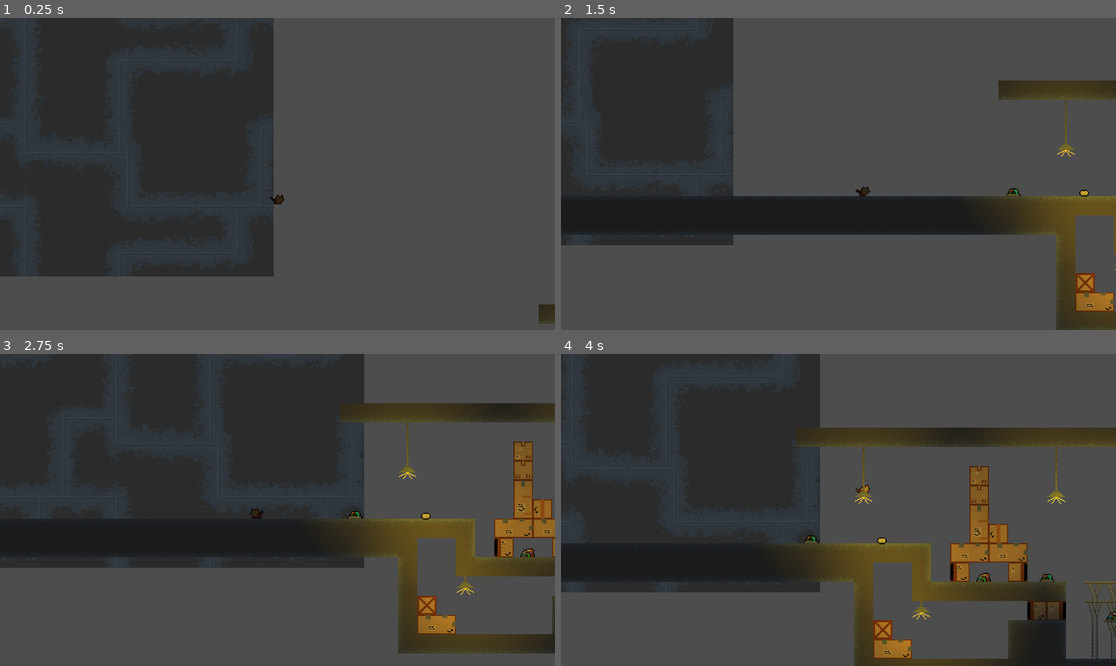
Above: before the commit, frames 1-4 (two rows, left to right).
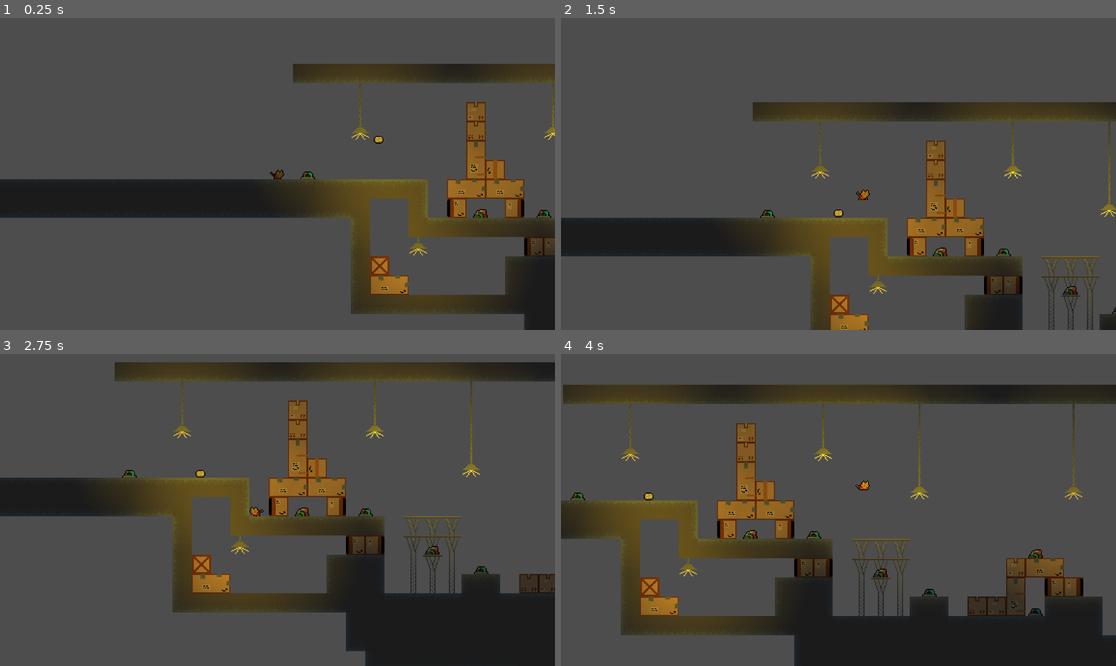
Above: after the commit, the same moments.

Repository: filipetressmann/Catopia
Game: Godot game, scene res://Scenes/Main/Main.tscn
Same seed, same stepped clock (60 frames per second), same inputs: the game is played once before the commit and once after it.
Inputs (mouse positions are in pixels of both pictures, inside the frame that each line leads up to):
- Up to frame 1 (0.25 s): no input
- Up to frame 2 (1.5 s): move the mouse to (960, 158) at 0.52 s; hold F (Collect) 0.53-1.28 s; hold D (Right) from 0.53 s (still down); tap W (Jump) at 0.77 s; move the mouse to (727, 189) at 1.27 s; tap F (Collect) at 1.35 s
- Up to frame 3 (2.75 s): tap W (Jump) at 1.52 s; move the mouse to (333, 441) at 2.02 s; release D (Right) at 2.03 s; hold A (Left) from 2.03 s (still down); hold Space (Dash) from 2.03 s (still down); tap F (Collect) at 2.3 s
- Up to frame 4 (4 s): move the mouse to (810, 572) at 2.77 s; release A (Left) at 2.78 s; release Space (Dash) at 2.78 s; hold D (Right) from 2.78 s (still down); click (810, 572) at 2.85 s; tap W (Jump) at 3.02, 3.77 s; tap F (Collect) at 3.05, 3.8 s; move the mouse to (1005, 556) at 3.52 s; hold Shift (climb, bound only after the commit) from 3.53 s (still down)

The runs differ from the first frame. In frame 1, 53% of the frame differs, in the area x 0-100%, y 0-100%; in frame 2, 44%; in frame 3, 63%; in frame 4, 59%.

Commit message:
Sistema de drop e loot refeito
Modificada cena de Item para Drop
- Drop pode ser definido aleatoriamente
- Drop pode assumir um valor especifico

Player destroi lixo com ataque
Player pode coletar drops

Extra: lampadas com colisão

Diff:
--- a/Scenes/Main/Main.tscn
+++ b/Scenes/Main/Main.tscn
@@ -125,6 +125,7 @@
 position = Vector2(571, 362)
 
 [node name="ParallaxBackground" type="ParallaxBackground" parent="."]
+visible = false
 
 [node name="ParallaxLayer" type="ParallaxLayer" parent="ParallaxBackground"]
 texture_repeat = 3
@@ -135,7 +136,7 @@
 texture = ExtResource("1_w64hn")
 
 [node name="Player" parent="." groups=["player"] instance=ExtResource("2_0gcqk")]
-position = Vector2(-571, -370)
+position = Vector2(-316, -105)
 speed = 140
 
 [node name="TileMap" type="TileMap" parent="."]
--- a/Scenes/Objects/Item.tscn
+++ /dev/null
@@ -1,21 +0,0 @@
-[gd_scene load_steps=4 format=3 uid="uid://d3i50321v1d1a"]
-
-[ext_resource type="Script" path="res://Scripts/Item.gd" id="1_2jjay"]
-[ext_resource type="Texture2D" uid="uid://c2v6khbmx2tgr" path="res://Assets/resource-items.png" id="2_u05t8"]
-
-[sub_resource type="CircleShape2D" id="CircleShape2D_7rcs8"]
-
-[node name="Item" type="Area2D" groups=["item"]]
-script = ExtResource("1_2jjay")
-
-[node name="Sprite" type="Sprite2D" parent="."]
-position = Vector2(0, -5)
-texture = ExtResource("2_u05t8")
-hframes = 7
-
-[node name="Shape" type="CollisionShape2D" parent="."]
-position = Vector2(0, -7)
-shape = SubResource("CircleShape2D_7rcs8")
-
-[connection signal="body_entered" from="." to="." method="_on_body_entered"]
-[connection signal="body_exited" from="." to="." method="_on_body_exited"]
--- a/Scripts/Item.gd
+++ b/Scenes/Objects/drop.gd
@@ -1,25 +1,24 @@
-extends Area2D
-
-@onready var _sprite = $Sprite
+extends RigidBody2D
 
 const items = ["metal", "glass", "wood", "string", "nail", "bone", "rock"]
 
 var id = 0
 
 # Called when the node enters the scene tree for the first time.
-func _ready():
+func set_random() -> void:
 	self.id = randi() % items.size()
-	_sprite.frame = id
+	$Sprite.frame = id
+
+func set_id(id: int) -> void:
+	self.id = (id % items.size())
+	$Sprite.frame = id
+
+func get_item_name():
+	return items[id]
 
 # Called every frame. 'delta' is the elapsed time since the previous frame.
 func _process(delta):
 	pass
-
-func get_item_name():
-	return items[id]
-
-
-
 
 func _on_body_entered(body):
 	if body.is_in_group("player"):
--- /dev/null
+++ b/Scenes/Objects/drop.tscn
@@ -0,0 +1,18 @@
+[gd_scene load_steps=4 format=3 uid="uid://d3i50321v1d1a"]
+
+[ext_resource type="Script" path="res://Scenes/Objects/drop.gd" id="1_bs7qf"]
+[ext_resource type="Texture2D" uid="uid://c2v6khbmx2tgr" path="res://Assets/resource-items.png" id="2_4tn44"]
+
+[sub_resource type="CircleShape2D" id="CircleShape2D_7rcs8"]
+radius = 4.0
+
+[node name="drop" type="RigidBody2D" groups=["drop"]]
+mass = 0.5
+script = ExtResource("1_bs7qf")
+
+[node name="Sprite" type="Sprite2D" parent="."]
+texture = ExtResource("2_4tn44")
+hframes = 7
+
+[node name="Shape" type="CollisionShape2D" parent="."]
+shape = SubResource("CircleShape2D_7rcs8")
--- a/Scenes/Objects/light_bulb.tscn
+++ b/Scenes/Objects/light_bulb.tscn
@@ -82,6 +82,9 @@
 "pisca": SubResource("Animation_wbr3h")
 }
 
+[sub_resource type="RectangleShape2D" id="RectangleShape2D_lrjwo"]
+size = Vector2(14, 6)
+
 [node name="LightBulb" type="Sprite2D"]
 texture = ExtResource("1_65h8i")
 hframes = 11
@@ -95,11 +98,17 @@
 texture = ExtResource("2_wsueb")
 
 [node name="AnimationPlayer" type="AnimationPlayer" parent="."]
-autoplay = "idle"
 libraries = {
 "": SubResource("AnimationLibrary_wsnib")
 }
+autoplay = "idle"
 
 [node name="Timer" type="Timer" parent="."]
 
+[node name="StaticBody2D" type="StaticBody2D" parent="."]
+
+[node name="CollisionShape2D" type="CollisionShape2D" parent="StaticBody2D"]
+position = Vector2(0, -1)
+shape = SubResource("RectangleShape2D_lrjwo")
+
 [connection signal="timeout" from="Timer" to="." method="pisca"]
--- a/Scripts/Trash.gd
+++ b/Scenes/Objects/trash.gd
@@ -1,7 +1,7 @@
 extends Area2D
 
 @onready var sprite = $Sprite
-@onready var item = preload("res://Scenes/Objects/Item.tscn")
+@onready var drop = preload("res://Scenes/Objects/drop.tscn")
 
 # Called when the node enters the scene tree for the first time.
 func _ready():
@@ -15,7 +15,8 @@
 
 
 func rummage():
-	var loot = item.instantiate()
+	var loot = drop.instantiate()
+	loot.set_random()
 	loot.position = position
 
 	get_parent().add_child(loot)
--- a/Scenes/Objects/trash.tscn
+++ b/Scenes/Objects/trash.tscn
@@ -1,6 +1,6 @@
 [gd_scene load_steps=4 format=3 uid="uid://c000a37j71vmv"]
 
-[ext_resource type="Script" path="res://Scripts/Trash.gd" id="1_tp2xf"]
+[ext_resource type="Script" path="res://Scenes/Objects/trash.gd" id="1_tp2xf"]
 [ext_resource type="Texture2D" uid="uid://00bwog8kjos4" path="res://Assets/trash.png" id="2_sg5nj"]
 
 [sub_resource type="RectangleShape2D" id="RectangleShape2D_o3xfi"]
--- a/Scenes/Player/Player.gd
+++ b/Scenes/Player/Player.gd
@@ -100,15 +100,21 @@
 	jump_force = max_jump_force
 	climb_count = 0
 
+
 func attack() -> void:
 	var bodies = _interaction_area.get_overlapping_bodies()
-	print(bodies)
+
 	for body in bodies:
 		if body is PhysicsBody2D:
 			var b = body as RigidBody2D
-			var throw_direction = (b.position - position).normalized()
+			var throw_direction = (b.global_position - global_position).normalized()
 			print(throw_direction)
 			b.apply_central_impulse(throw_direction*throw_force)
+
+	if in_range_trashes != []:
+		in_range_trashes[0].rummage() # Função pro lixo dropar itens
+		in_range_trashes.pop_front()
+
 func _on_touch_wall(body) ->void:
 	can_climb = true
 
@@ -138,18 +144,26 @@
 func die() -> void:
 	super.die()
 
+func _on_interaction_area_body_entered(body):
+	print(body.get_groups())
+
+	if body.is_in_group("drop"):
+		in_range_items.append(body)
+
+func _on_interaction_area_body_exited(body):
+	print(body.get_groups())
+
+	if body.is_in_group("drop") and in_range_items.has(body):
+		in_range_items.erase(body)
+
 # Coleta o primeiro item que colidiu, ou então o primeiro lixo
 func collect():
+	print(in_range_items)
 	if in_range_items != []:
 		inventory.add_item(in_range_items[0].get_item_name())
 		in_range_items[0].queue_free()
 		in_range_items.pop_front()
 		inventory.debug()
-	elif in_range_trashes != []:
-		_animation_player.play("sniff") # Adicionar animation lock
-		print(_animation_player.current_animation)
-		in_range_trashes[0].rummage() # Função pro lixo dropar itens
-		in_range_trashes.pop_front()
 
 # Entrou em um novo lixo
 func append_trash(body: Node2D) -> void:
--- a/Scenes/Player/player.tscn
+++ b/Scenes/Player/player.tscn
@@ -187,7 +187,7 @@
 dash_force = 3.0
 dash_duration = 0.125
 max_climbs = 3
-throw_force = 400.0
+throw_force = 500.0
 max_life = 10
 atack_rating = 1
 speed = 50
@@ -229,11 +229,14 @@
 
 [connection signal="floor_hit" from="." to="." method="_on_floor_hit"]
 [connection signal="climb" from="PlayerInputController" to="." method="climb"]
+[connection signal="collect" from="PlayerInputController" to="." method="collect"]
 [connection signal="dash" from="PlayerInputController" to="." method="dash"]
 [connection signal="fire1" from="PlayerInputController" to="." method="attack"]
 [connection signal="horizontal_move" from="PlayerInputController" to="." method="horizontal_move"]
 [connection signal="jump" from="PlayerInputController" to="." method="jump"]
 [connection signal="stop_climb" from="PlayerInputController" to="." method="stop_climbing"]
 [connection signal="body_entered" from="Interaction_area" to="." method="p"]
+[connection signal="body_entered" from="Interaction_area" to="." method="_on_interaction_area_body_entered"]
+[connection signal="body_exited" from="Interaction_area" to="." method="_on_interaction_area_body_exited"]
 [connection signal="body_entered" from="Climb_detector" to="." method="_on_touch_wall"]
 [connection signal="body_exited" from="Climb_detector" to="." method="_on_leave_wall"]
--- a/project.godot
+++ b/project.godot
@@ -12,7 +12,7 @@
 
 config/name="Catopia"
 run/main_scene="res://Scenes/Main/Main.tscn"
-config/features=PackedStringArray("4.1", "Forward Plus")
+config/features=PackedStringArray("4.2", "Forward Plus")
 config/icon="res://icon.svg"
 
 [importer_defaults]
@@ -81,7 +81,7 @@
 }
 climb={
 "deadzone": 0.5,
-"events": [Object(InputEventKey,"resource_local_to_scene":fa …(140 unchanged characters)… d":false,"keycode":0,"physical_keycode":90,"key_label":0,"unicode":122,"echo":false,"script":null)
+"events": [Object(InputEventKey,"resource_local_to_scene":fa …(140 unchanged characters)… d":false,"keycode":0,"physical_keycode":4194325,"key_label":0,"unicode":0,"echo":false,"script":null)
 ]
 }
 
Binary file changed: Assets/resource-items.png
Not shown: 1 places in Scenes/Objects/light_bulb.tscn that only renumber resources
Not shown: 1 places in Scenes/Player/player.tscn that only renumber resources
